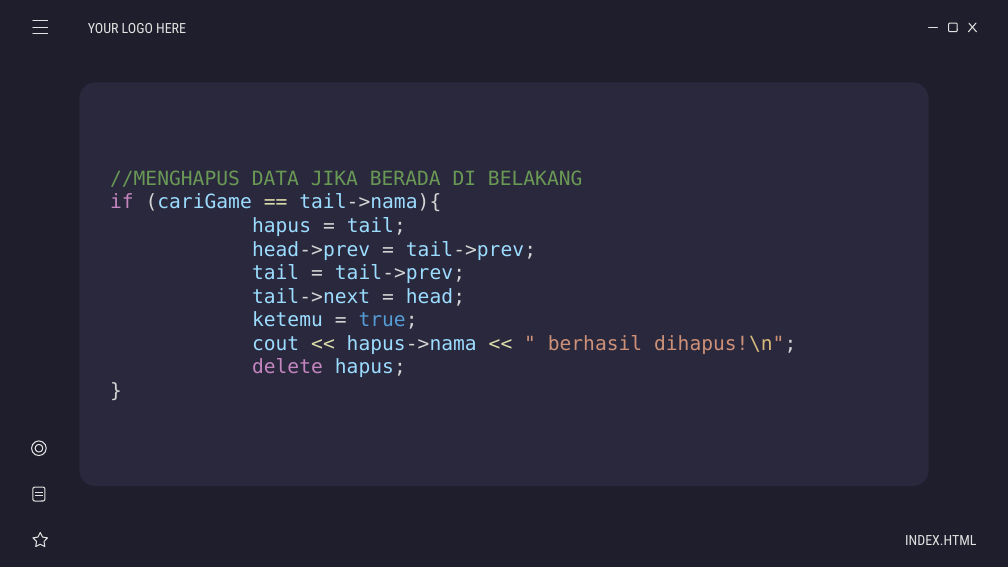
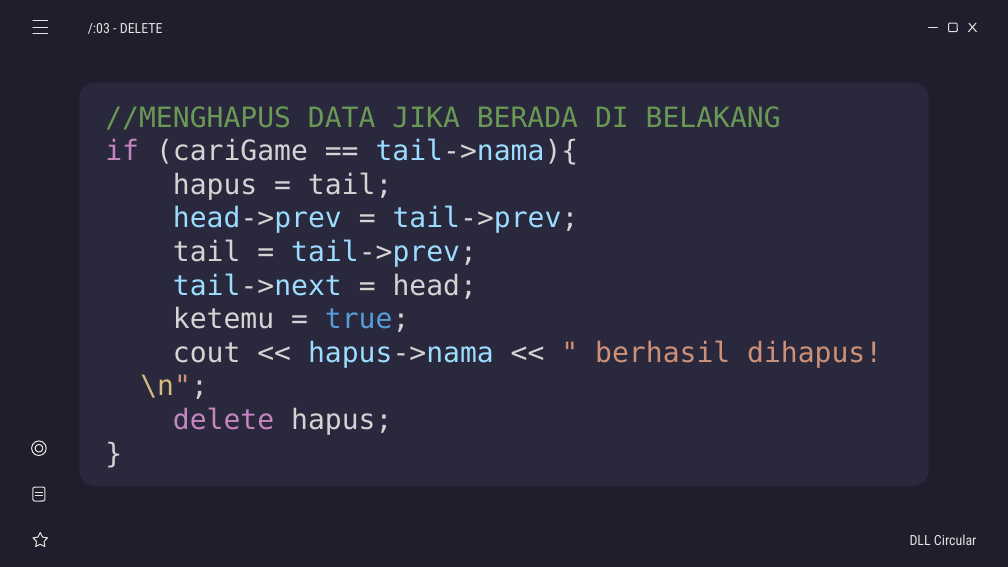
Before and after one commit to weztcy/Semester-3, a slide deck: slide 13 of Struktur Data/List Game - Kelompok 5.pptx (slide 14 before the commit). Drawn at 1008x567 pixels with LibreOffice and Linux fonts; fonts in the diff are those of the drawing. Boxes give left, top, right and bottom in pixels: in the first picture for what was removed or moved away, otherwise in the second. Text is boxed around its words. In the diff, an @@ line names an element or a change of style, - is before the commit and + after.

```diff
--- a/Struktur Data/List Game - Kelompok 5.pptx
+++ b/Struktur Data/List Game - Kelompok 5.pptx
@@ subtitle at (88, 23, 163, 34): text changed @@
-YOUR LOGO HERE
+/:03 - DELETE
@@ subtitle "//MENGHAPUS DATA JIKA BERADA DI ...": place and size @@
-subtitle "//MENGHAPUS DATA JIKA BERADA DI ..." at (110, 170, 796, 377)
+subtitle "//MENGHAPUS DATA JIKA BERADA DI ..." at (105, 106, 882, 435)
@@ subtitle "//MENGHAPUS DATA JIKA BERADA DI ..." at (105, 106, 882, 435): size 14 to 20 pt; text colour #9CDCFE to #D4D4D4 in "(cariGame", "hapus tail;", "tail", "head;" and 3 more places; text colour #DCDCAA to #D4D4D4 in "==", "<< <<" @@
@@ subtitle at (910, 534, 977, 545): text changed @@
-INDEX.HTML
+DLL Circular
```
Also in this commit, not shown: 15 other slides changed, 3 other files.
